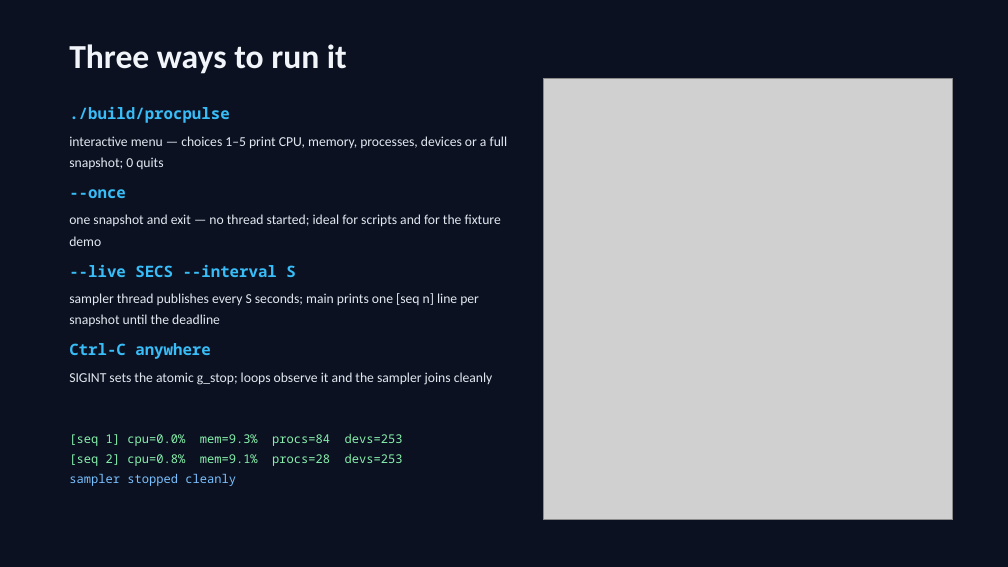
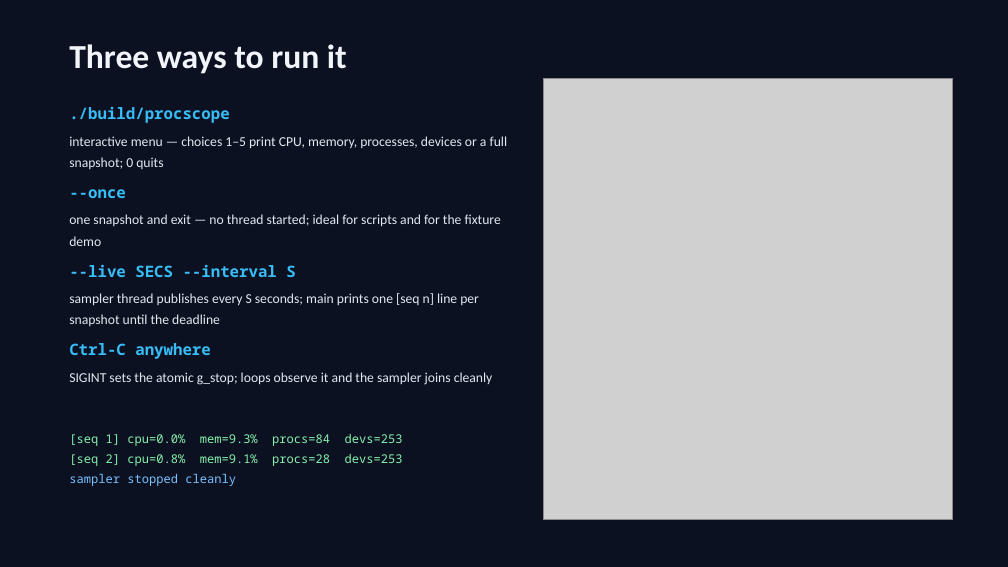
Before and after one commit to iamswoyam/procscope, a slide deck: slide 8 of docs/ProcScope-Interview-Deck.pptx. Drawn at 1008x567 pixels with LibreOffice and Linux fonts; fonts in the diff are those of the drawing; grey boxes stand for pictures. Boxes give left, top, right and bottom in pixels: in the first picture for what was removed or moved away, otherwise in the second. Text is boxed around its words. In the diff, an @@ line names an element or a change of style, - is before the commit and + after.

Commit message:
refactor: rename project ProcPulse to ProcScope across code, build, tests and docs

```diff
--- a/docs/ProcScope-Interview-Deck.pptx
+++ b/docs/ProcScope-Interview-Deck.pptx
@@ text at (x1=69, y1=107, x2=229, y2=123): text changed @@
-./build/procpulse
+./build/procscope
```
Also in this commit, not shown: 3 other slides changed, 26 other files.
